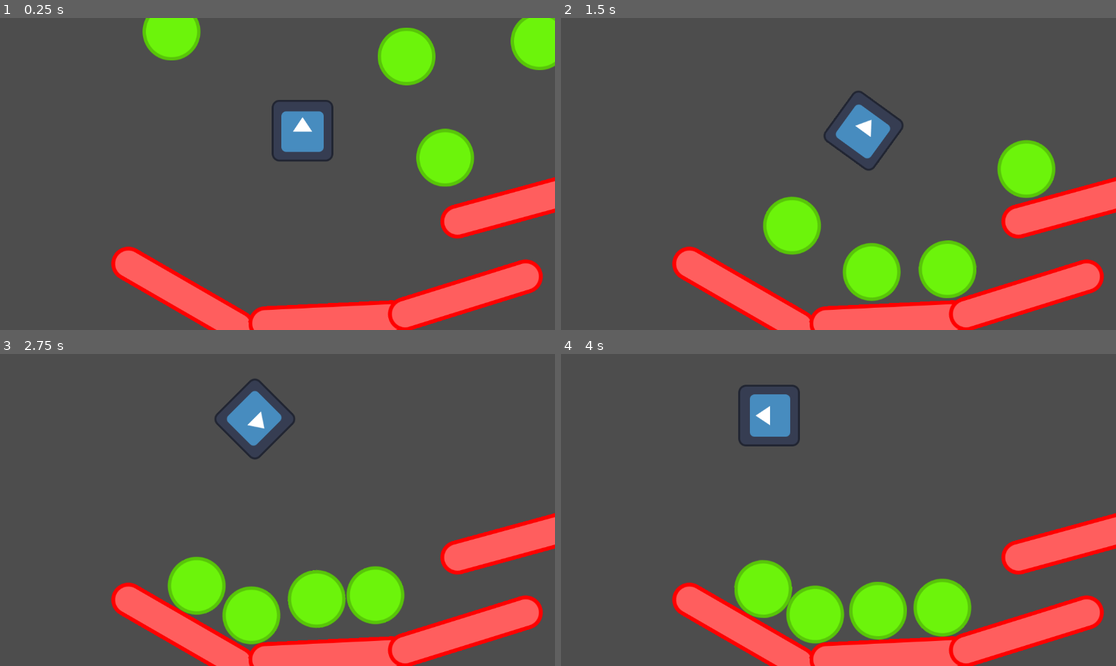
Above: before the commit, frames 1-4 (two rows, left to right).
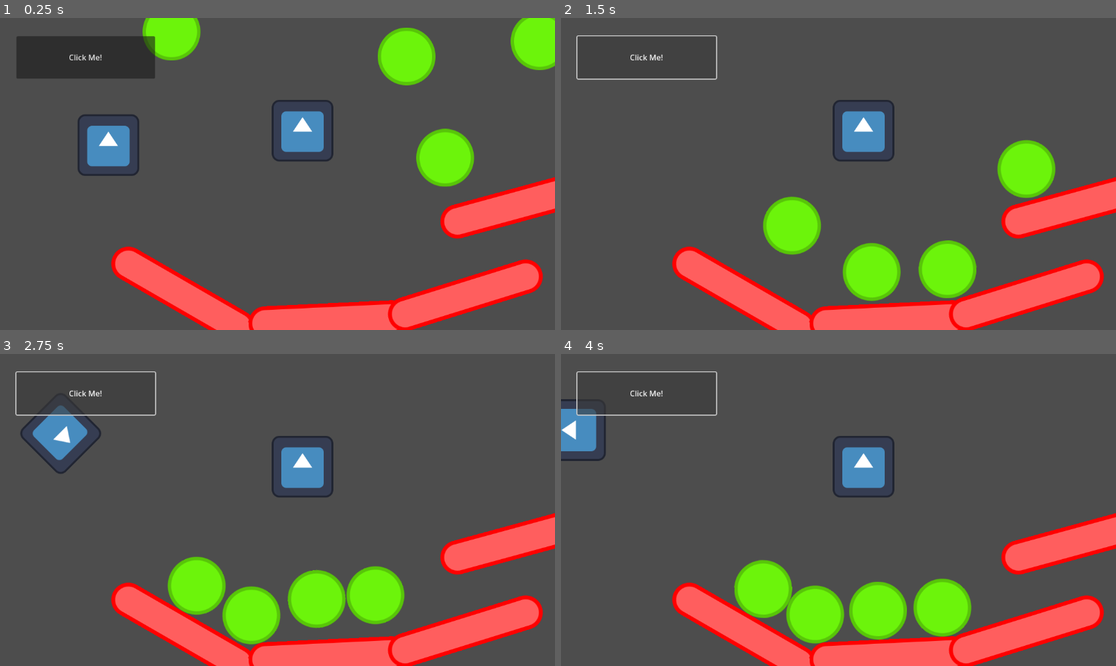
Above: after the commit, the same moments.

Repository: kekkorider/godot-test-project
Game: Godot game, scene res://main.tscn
Same seed, same stepped clock (60 frames per second), same inputs: the game is played once before the commit and once after it. The engine's default icon, where the game draws it, is replaced by a stand-in: a white triangle on a blue panel in a dark square.
Inputs (mouse positions are in pixels of both pictures, inside the frame that each line leads up to):
- Up to frame 1 (0.25 s): no input
- Up to frame 2 (1.5 s): click (644, 58) at 0.5 s, where only the run after the commit has a clickable "Click Me!"; hold Right (ui_right) from 1.28 s (still down)
- Up to frame 3 (2.75 s): release Right (ui_right) at 2.03 s; hold Down (ui_down) from 2.03 s (still down)
- Up to frame 4 (4 s): release Down (ui_down) at 2.78 s; hold Right (ui_right) 2.78-3.53 s; hold Up (ui_up) from 3.53 s (still down)

The runs differ from the first frame. In frame 1, 4.6% of the frame differs, in the area x 3-29%, y 5-51%; in frame 2, 1.2%; in frame 3, 4.1%; in frame 4, 3.8%.

Commit message:
Signals

Diff:
--- a/godot_logo.gd
+++ b/godot_logo.gd
@@ -1,7 +1,17 @@
 extends Sprite2D
+
+signal custom_toggle
 
 var speed = 200
 var angular_speed = PI
+var click_count = 0
+
+func _ready():
+	if has_node_and_resource('Timer'):
+		var timer = get_node("Timer")
+		timer.timeout.connect(_on_timer_timeout)
+
+	custom_toggle.connect(_on_custom_toggle)
 
 func _process(delta):
 	var direction = 0
@@ -23,3 +33,16 @@
 		velocity = Vector2.DOWN.rotated(rotation) * speed
 
 	position += velocity * delta
+
+
+func _on_button_pressed():
+	set_process(not is_processing())
+	custom_toggle.emit(click_count)
+
+func _on_timer_timeout():
+	visible = not visible
+
+func _on_custom_toggle(count):
+	print("_on_custom_toggle()")
+	click_count += 1
+	print(count, '->', click_count)
--- a/main.tscn
+++ b/main.tscn
@@ -39,3 +39,31 @@
 
 [node name="GodotLogo" parent="." instance=ExtResource("3_yidyi")]
 position = Vector2(628, 234)
+
+[node name="Node2D" type="Node2D" parent="."]
+
+[node name="GodotLogo" parent="Node2D" instance=ExtResource("3_yidyi")]
+position = Vector2(225, 264)
+
+[node name="Timer" type="Timer" parent="Node2D/GodotLogo"]
+autostart = true
+
+[node name="Button" type="Button" parent="Node2D"]
+anchors_preset = 8
+anchor_left = 0.5
+anchor_top = 0.5
+anchor_right = 0.5
+anchor_bottom = 0.5
+offset_left = 34.0
+offset_top = 38.0
+offset_right = 322.0
+offset_bottom = 126.0
+grow_horizontal = 2
+grow_vertical = 2
+size_flags_horizontal = 0
+size_flags_vertical = 0
+text = "Click Me!
+"
+
+[connection signal="custom_toggle" from="Node2D/GodotLogo" to="GodotLogo" method="_on_godot_logo_custom_toggle"]
+[connection signal="pressed" from="Node2D/Button" to="GodotLogo" method="_on_button_pressed"]
--- a/project.godot
+++ b/project.godot
@@ -15,3 +15,7 @@
 config/features=PackedStringArray("4.1", "Forward Plus")
 run/max_fps=60
 config/icon="res://icon.svg"
+
+[rendering]
+
+renderer/rendering_method="gl_compatibility"
